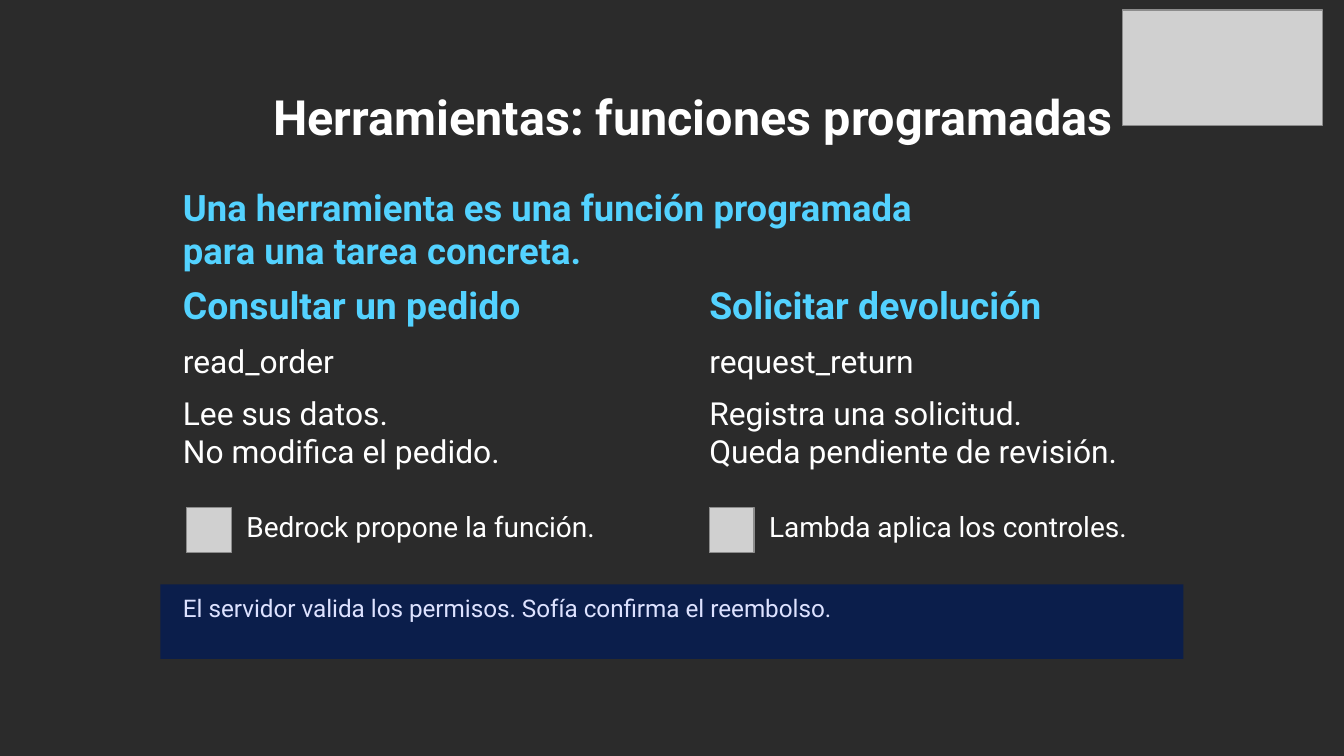
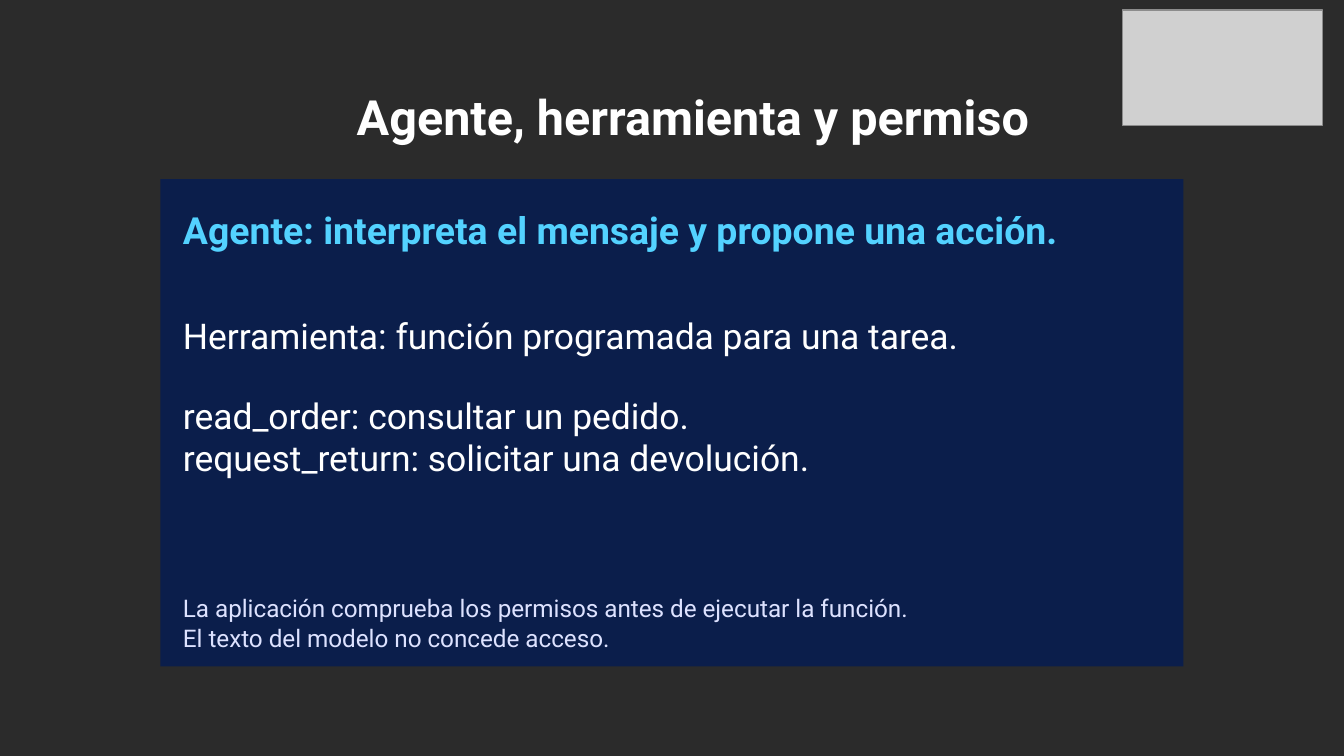
Before and after one commit to dannyfriz/aws-ecommerce-agent-demo, a slide deck: slide 4 of docs/presentaciones/Danny_Friz_SCD_2026_arquitectura_IA.pptx. Drawn at 1344x756 pixels with LibreOffice and Linux fonts; fonts in the diff are those of the drawing; grey boxes stand for pictures; background and template pictures are left out; a plain dark background stands for a picture behind light text. Boxes give left, top, right and bottom in pixels: in the first picture for what was removed or moved away, otherwise in the second. Text is boxed around its words. In the diff, an @@ line names an element or a change of style, - is before the commit and + after.

Commit message:
docs: alinear la charla con identidad y gobierno de accesos

```diff
--- a/docs/presentaciones/Danny_Friz_SCD_2026_arquitectura_IA.pptx
+++ b/docs/presentaciones/Danny_Friz_SCD_2026_arquitectura_IA.pptx
@@ text at <box>357,98,1029,146</box>: text changed @@
-Herramientas: funciones programadas
+Agente, herramienta y permiso
@@ rectangle: place and size @@
-rectangle at <box>160,585,1183,660</box>
+rectangle at <box>160,179,1183,665</box>
@@ text added at <box>183,216,1057,252</box>, 20 pt, text #53D2FF, bold @@
+Agente: interpreta el mensaje y propone una acción.
@@ text removed at <box>183,291,520,327</box> @@
-Consultar un pedido
@@ text removed at <box>709,291,1041,320</box> @@
-Solicitar devolución
@@ text at <box>183,322,958,357</box>: text changed; size 19.5 to 19 pt; text colour #53D2FF to #FFFFFF; bold off @@
-Una herramienta es una función programada
-para una tarea concreta.
+Herramienta: función programada para una tarea.
@@ text removed at <box>183,349,334,376</box> @@
-read_order
@@ text removed at <box>709,352,913,380</box> @@
-request_return
@@ text removed at <box>183,401,500,470</box> @@
-Lee sus datos.
-No modifica el pedido.
@@ text added at <box>183,402,809,479</box>, 19 pt, text #FFFFFF @@
+read_order: consultar un pedido.
+request_return: solicitar una devolución.
@@ text removed at <box>709,401,1117,470</box> @@
-Registra una solicitud.
-Queda pendiente de revisión.
@@ picture removed at <box>187,508,231,552</box> @@
@@ picture removed at <box>710,508,754,552</box> @@
@@ text removed at <box>246,515,595,543</box> @@
-Bedrock propone la función.
@@ text removed at <box>769,516,1127,543</box> @@
-Lambda aplica los controles.
@@ text at <box>183,598,907,648</box>: text changed @@
-El servidor valida los permisos. Sofía confirma el reembolso.
+La aplicación comprueba los permisos antes de ejecutar la función.
+El texto del modelo no concede acceso.
```
Also in this commit, not shown: 15 other slides changed, 11 slides added, 11 slides removed, 6 other files.
